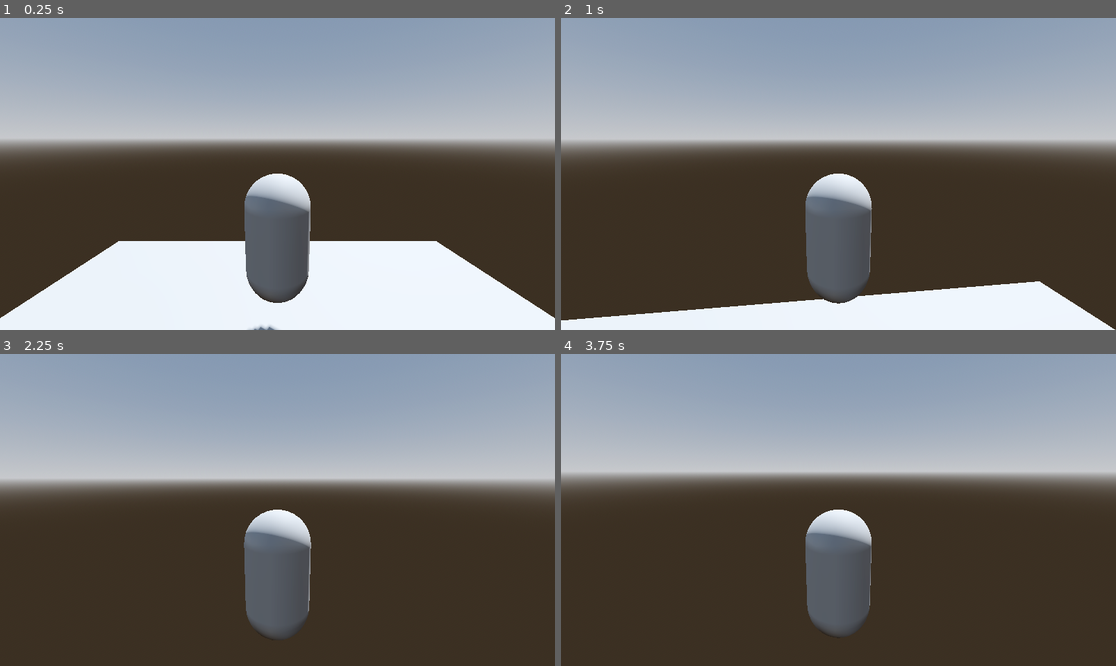
Above: before the commit, frames 1-4 (two rows, left to right).
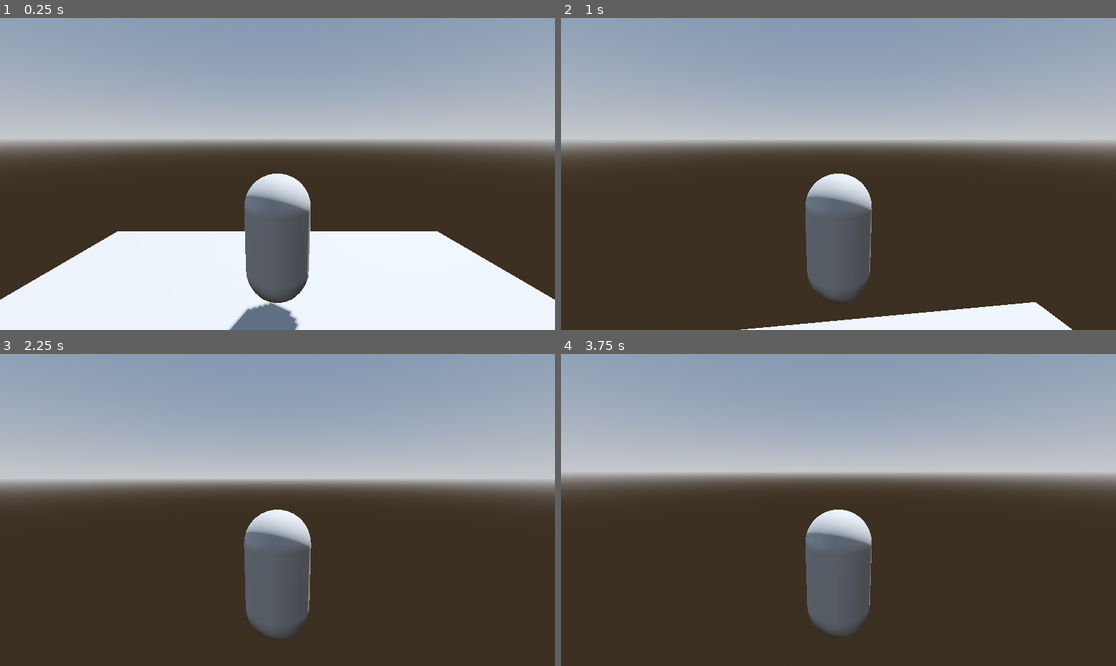
Above: after the commit, the same moments.

Repository: Lukko-Digital/walkington-city
Game: Godot game, scene res://main.tscn
Same seed, same stepped clock (60 frames per second), same inputs: the game is played once before the commit and once after it.
Inputs (mouse positions are in pixels of both pictures, inside the frame that each line leads up to):
- Up to frame 1 (0.25 s): no input
- Up to frame 2 (1 s): move the mouse to (866, 174) at 0.52 s; hold W (forward) from 0.53 s (still down); tap Space (jump) at 0.77 s
- Up to frame 3 (2.25 s): keep holding W (forward); move the mouse to (249, 510) at 1.27 s; tap Space (jump) at 1.52 s; tap Enter at 2 s; move the mouse to (288, 503) at 2.02 s
- Up to frame 4 (3.75 s): keep holding W (forward); tap Space (jump) at 2.75, 3.02 s; move the mouse to (832, 516) at 2.77 s; tap Enter at 3.5 s; move the mouse to (877, 513) at 3.52 s

The runs differ from the first frame. In frame 1, 4.2% of the frame differs, in the area x 0-100%, y 68-100%; in frame 2, 6.3%, in the area x 0-100%, y 84-100%; in frame 3, less than 0.1%; in frame 4, less than 0.1%.

Commit message:
increase gravity

Diff:
--- a/player.gd
+++ b/player.gd
@@ -3,7 +3,8 @@
 
 const MOUSE_SENSITIVITY = 0.001
 const SPEED = 5.0
-const JUMP_VELOCITY = 4.5
+const JUMP_VELOCITY = 8.0
+const CAMERA_ANGLE_LIMIT = 50
 
 var twist_input := 0.0
 var pitch_input := 0.0
@@ -17,7 +18,7 @@
 
 func _physics_process(delta):
 	if not is_on_floor():
-		velocity.y -= gravity * delta
+		velocity.y -= gravity * delta * 2
 
 	var input_dir = Input.get_vector("left", "right", "forward", "back")
 	var direction = (twist_pivot.basis * Vector3(input_dir.x, 0, input_dir.y)).normalized()
@@ -37,8 +38,8 @@
 	pitch_pivot.rotate_x(pitch_input)
 	pitch_pivot.rotation.x = clamp(
 		pitch_pivot.rotation.x,
-		deg_to_rad(-30),
-		deg_to_rad(30)
+		deg_to_rad(-CAMERA_ANGLE_LIMIT),
+		deg_to_rad(CAMERA_ANGLE_LIMIT)
 	)
 	twist_input = 0
 	pitch_input = 0
